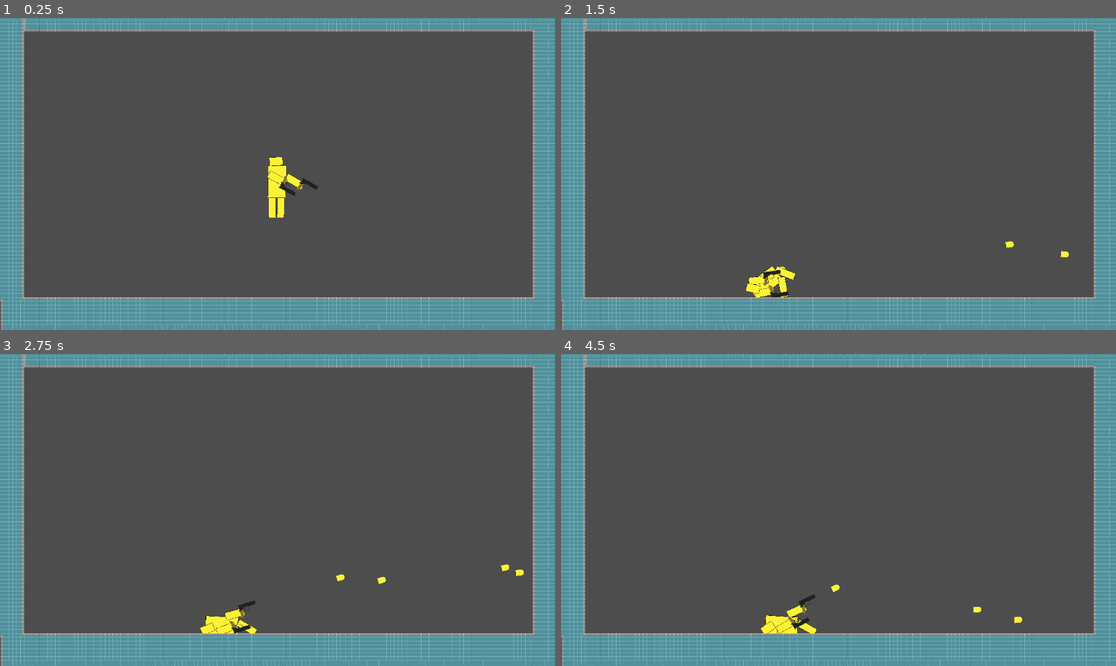
Above: before the commit, frames 1-4 (two rows, left to right).
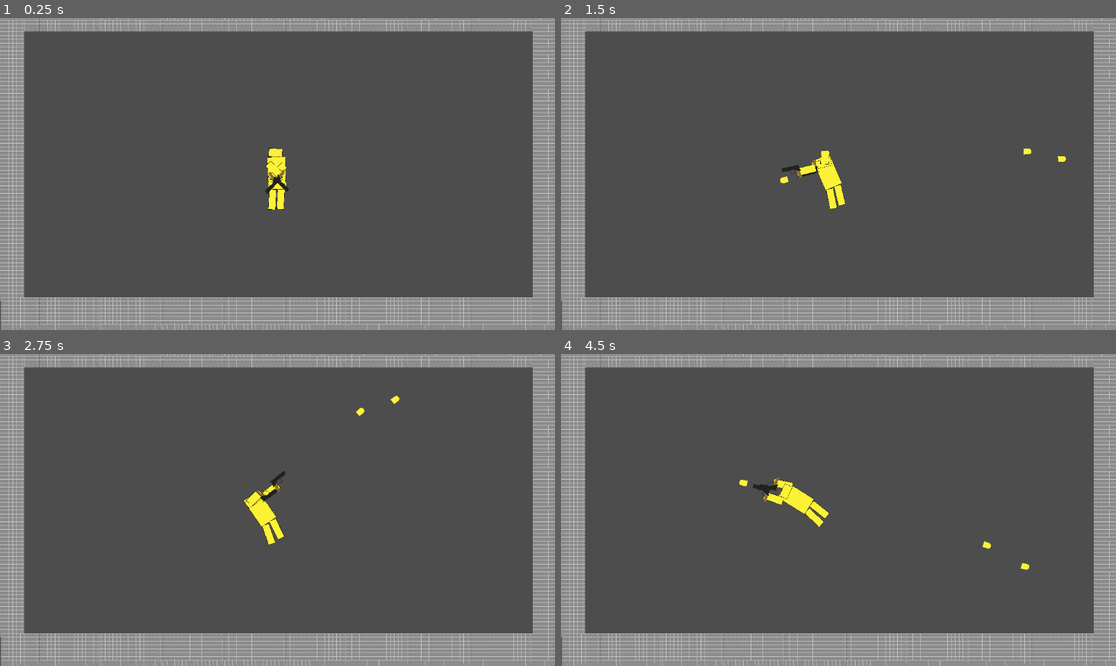
Above: after the commit, the same moments.

Repository: Jacob-Hawksley/Collision-Course
Game: Godot game, scene res://main.tscn
Same seed, same stepped clock (60 frames per second), same inputs: the game is played once before the commit and once after it.
Inputs (mouse positions are in pixels of both pictures, inside the frame that each line leads up to):
- Up to frame 1 (0.25 s): no input
- Up to frame 2 (1.5 s): tap Enter at 0.5 s; move the mouse to (960, 158) at 0.52 s; click (960, 158) at 0.6 s; right-click (960, 158) at 0.8 s; move the mouse to (727, 189) at 1.27 s; right-click (727, 189) at 1.35 s
- Up to frame 3 (2.75 s): click (166, 525) at 1.55 s; move the mouse to (333, 441) at 2.02 s; click (333, 441) at 2.1 s; right-click (333, 441) at 2.3 s
- Up to frame 4 (4.5 s): move the mouse to (810, 572) at 2.77 s; right-click (810, 572) at 2.85 s; click (810, 572) at 3.05 s; move the mouse to (1005, 556) at 3.52 s; click (1005, 556) at 3.6 s; right-click (1005, 556) at 3.8 s; move the mouse to (672, 463) at 4.27 s; right-click (672, 463) at 4.35 s

The runs differ from the first frame. In frame 1, 21% of the frame differs, in the area x 0-100%, y 0-100%; in frame 2, 22%; in frame 3, 21%; in frame 4, 22%.

Commit message:
zero gravity

Diff:
--- a/main.tscn
+++ b/main.tscn
@@ -29,4 +29,3 @@
 position = Vector2(28, -39)
 tile_map_data = PackedByteArray("AAC3/yMAAAAAAAAAAAC3/yQAAAAAAAAAAAC3/yUAAAAAAAAAAAC3/yYAAAAAAAAAAAC3/ycAAAAAAAAAAAC3/y …(49760 unchanged characters)…
 tile_set = SubResource("TileSet_lquwl")
-collision_visibility_mode = 1
--- a/pistol.gd
+++ b/pistol.gd
@@ -4,7 +4,7 @@
 @onready var crosshair = $Marker2D
 var hand = null
 var damage = 2
-var knockback_force = 1500.0
+var knockback_force = 150.0
 
 
 
@@ -14,7 +14,7 @@
 	b.scale = Vector2(0.5,0.5)
 	get_node("/root/Main").add_child(b)#
 	var knockbackdirection = b.transform.x
-	Main.recoil = knockbackdirection * knockback_force
+	Main.recoil += knockbackdirection * knockback_force
 func shootr():
 	var b = bullet.instantiate()
 	b.transform = crosshair.global_transform
@@ -22,4 +22,4 @@
 	b.scale = Vector2(0.5,0.5)
 	get_node("/root/Main").add_child(b)
 	var knockbackdirection = b.transform.x
-	Main.recoil = knockbackdirection * knockback_force
+	Main.recoil += knockbackdirection * knockback_force
--- a/player_1.gd
+++ b/player_1.gd
@@ -22,8 +22,8 @@
 	if Input.is_action_just_pressed("shootr"):
 		rightweapon.shootr()
 func _physics_process(delta: float) -> void:
-	leftarm.rotate(leftarm.get_angle_to(get_viewport().get_mouse_position())+3.14159)
-	rightarm.rotate(rightarm.get_angle_to(get_viewport().get_mouse_position()))
+	leftarm.rotate(leftarm.get_angle_to(get_global_mouse_position())+3.14159)
+	rightarm.rotate(rightarm.get_angle_to(get_global_mouse_position()))
 	velocity += Main.recoil
 	Main.recoil = Vector2.ZERO
 	if not is_on_floor():
--- a/player_1.tscn
+++ b/player_1.tscn
@@ -101,16 +101,20 @@
 position = Vector2(-2, -67)
 node_a = NodePath("../Torso")
 node_b = NodePath("../Head")
+angular_limit_lower = -0.872665
+angular_limit_upper = 0.891863
 
 [node name="LArm-Torso" type="PinJoint2D" parent="."]
 position = Vector2(-37, -39)
-node_a = NodePath("../Torso")
-node_b = NodePath("../LArm")
+node_a = NodePath("../LArm")
+node_b = NodePath("../Torso")
+bias = 0.9
 
 [node name="RArm-Torso" type="PinJoint2D" parent="."]
 position = Vector2(35, -34)
-node_a = NodePath("../Torso")
-node_b = NodePath("../RArm")
+node_a = NodePath("../RArm")
+node_b = NodePath("../Torso")
+bias = 0.9
 
 [node name="LLeg-Torso" type="PinJoint2D" parent="."]
 position = Vector2(-21, 67)
@@ -134,8 +138,8 @@
 sprite_frames = SubResource("SpriteFrames_qqcrl")
 
 [node name="LLeg" type="RigidBody2D" parent="."]
-collision_layer = 2
-collision_mask = 2
+collision_layer = 0
+collision_mask = 0
 
 [node name="CollisionShape2D" type="CollisionShape2D" parent="LLeg"]
 position = Vector2(-19, 108.5)
@@ -146,8 +150,8 @@
 sprite_frames = SubResource("SpriteFrames_n0cnt")
 
 [node name="RLeg" type="RigidBody2D" parent="."]
-collision_layer = 2
-collision_mask = 2
+collision_layer = 0
+collision_mask = 0
 
 [node name="CollisionShape2D" type="CollisionShape2D" parent="RLeg"]
 position = Vector2(16, 109.5)
@@ -188,8 +192,8 @@
 
 [node name="Head" type="RigidBody2D" parent="."]
 position = Vector2(-1, -7)
-collision_layer = 2
-collision_mask = 2
+collision_layer = 0
+collision_mask = 0
 
 [node name="CollisionShape2D" type="CollisionShape2D" parent="Head"]
 position = Vector2(-3, -79)
--- a/project.godot
+++ b/project.godot
@@ -36,6 +36,10 @@
 ]
 }
 
+[physics]
+
+2d/default_gravity=0.0
+
 [rendering]
 
 textures/canvas_textures/default_texture_filter=0
